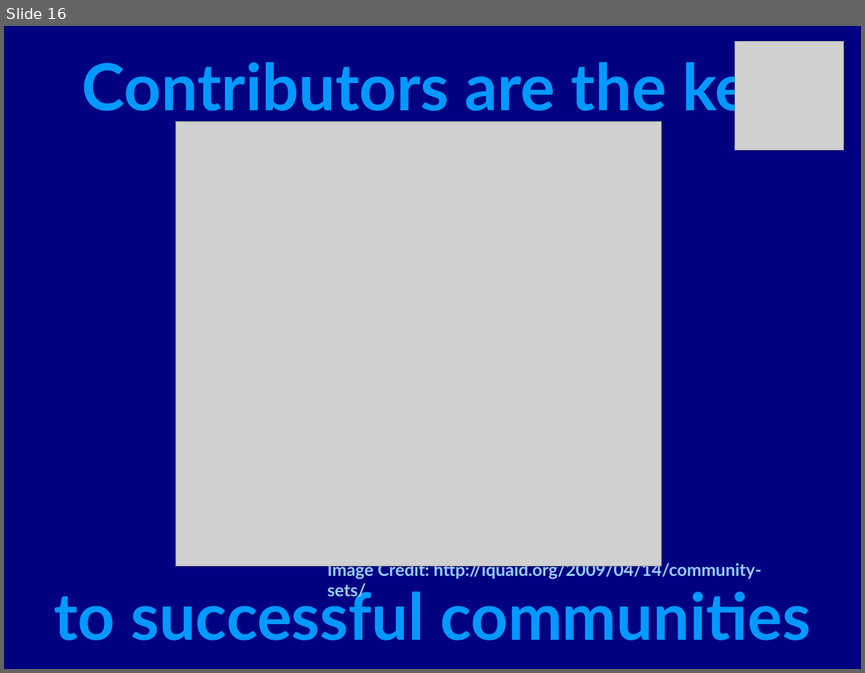
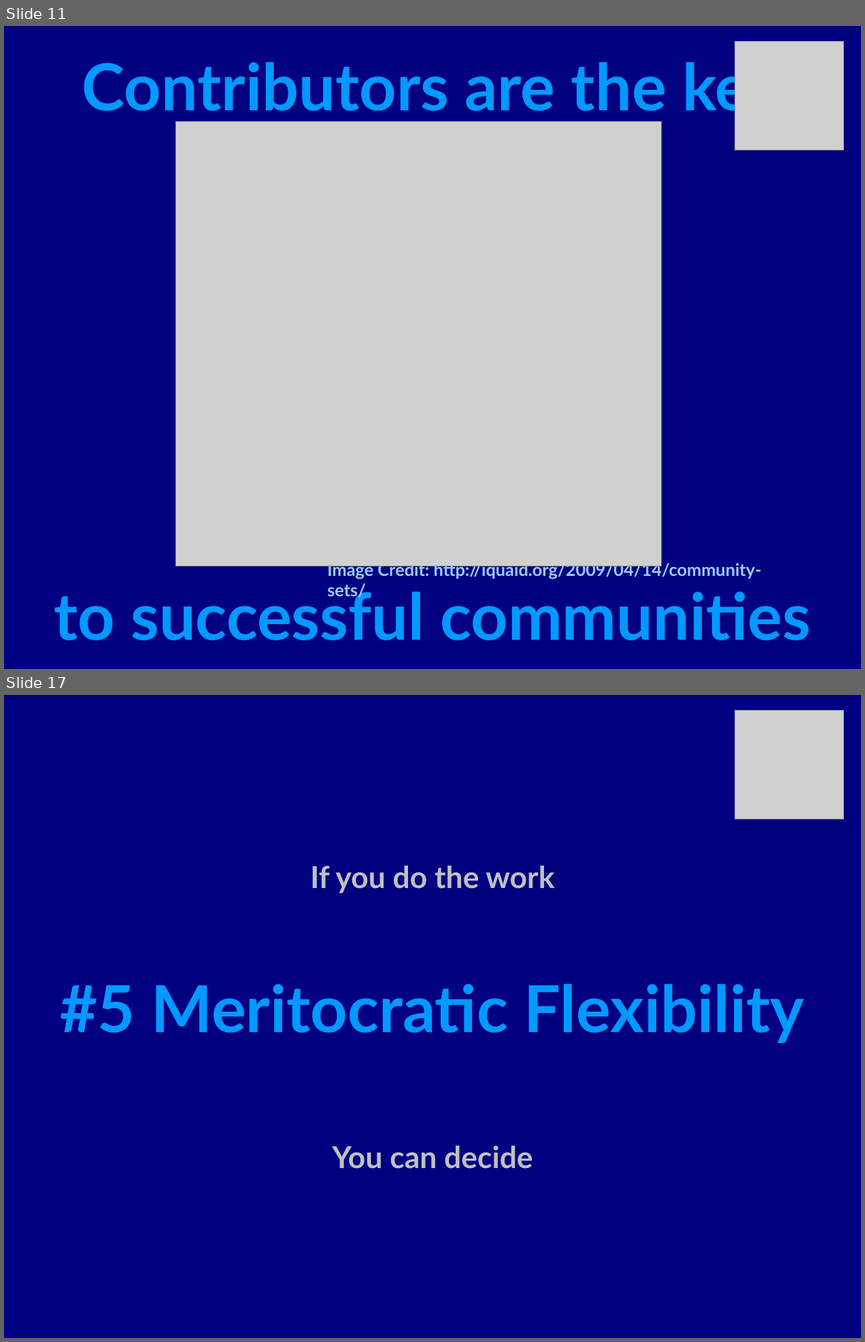
Before and after one commit to gooseproject/main, a slide deck: presentations/rebuilding_enterprise_linux-the_community_way.odp. Shown one above the other, each under a label of ours: slide 16 before the commit, slides 11 and 17 after it; the slides between them are not shown. The pictures are 865x673 and 865x1342 pixels, drawn with LibreOffice and Linux fonts; fonts in the diff are those of the drawing; grey boxes stand for pictures. Boxes give left, top, right and bottom in pixels: in the first picture for what was removed or moved away, otherwise in the second. Text is boxed around its words. In the diff, an @@ line names an element or a change of style, - is before the commit and + after.

```diff
--- a/presentations/rebuilding_enterprise_linux-the_community_way.odp
+++ b/presentations/rebuilding_enterprise_linux-the_community_way.odp
@@ slide 17 added at (4,695,861,1338), background #000080 @@
@@ picture added at (735,711,844,819) @@
@@ subtitle added at (60,866,804,1169), 28 pt, text #C0C0C0, bold @@
+If you do the work
+#5 Meritocratic Flexibility
+You can decide
@@ what was slide 16 is now slide 11 @@
```
Also in this commit, not shown: 13 slides changed, 5 other slides added, 3 other files.
